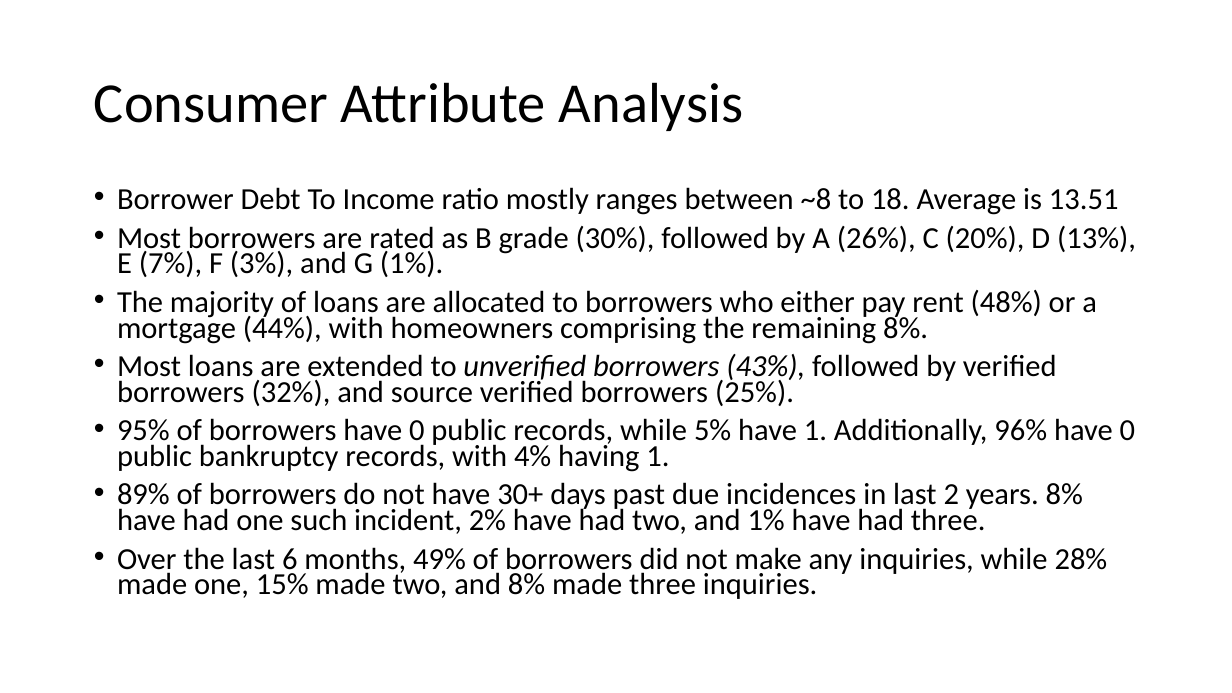
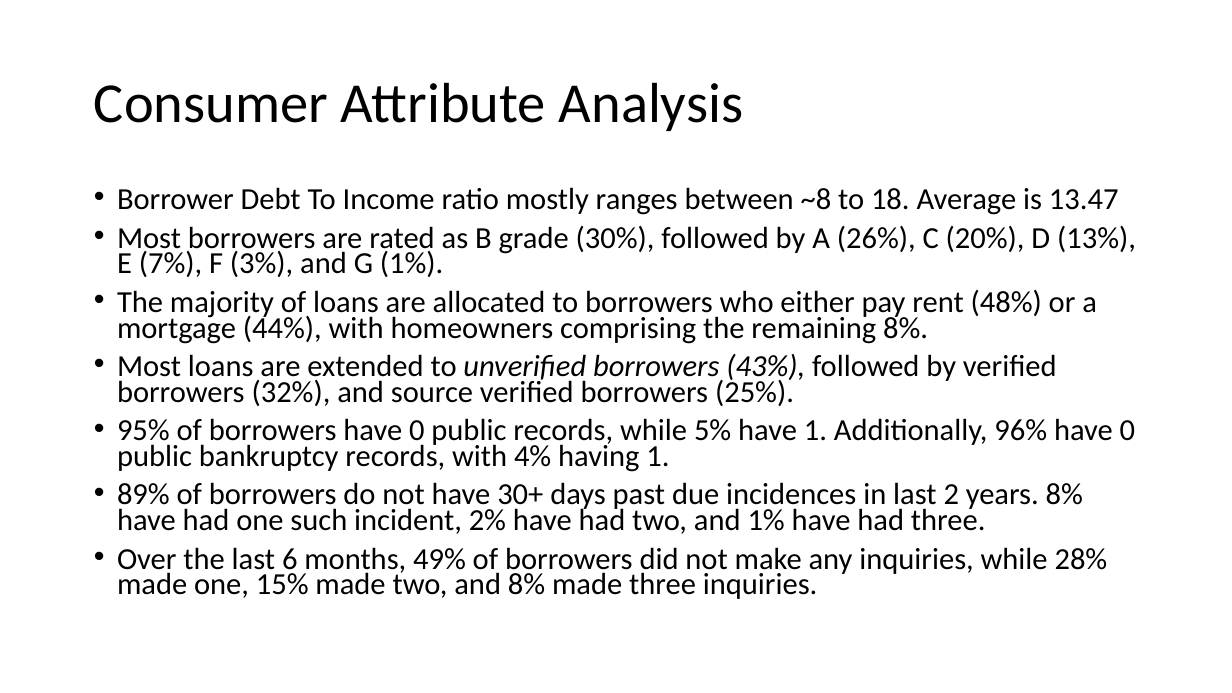
Before and after one commit to sivavaddadi/LendingClubCaseStudy, a slide deck: slide 5 of Lending_Club_Case_Study.pptx. Drawn at 1232x693 pixels with LibreOffice and Linux fonts; fonts in the diff are those of the drawing. Boxes give left, top, right and bottom in pixels: in the first picture for what was removed or moved away, otherwise in the second. Text is boxed around its words. In the diff, an @@ line names an element or a change of style, - is before the commit and + after.

Commit message:
updated analysis report

```diff
--- a/Lending_Club_Case_Study.pptx
+++ b/Lending_Club_Case_Study.pptx
@@ text at (117,187,1119,215): text changed @@
-• Borrower Debt To Income ratio mostly ranges between ~8 to 18. Average is 13.51
+• Borrower Debt To Income ratio mostly ranges between ~8 to 18. Average is 13.47
```
Also in this commit, not shown: 4 other slides changed.
